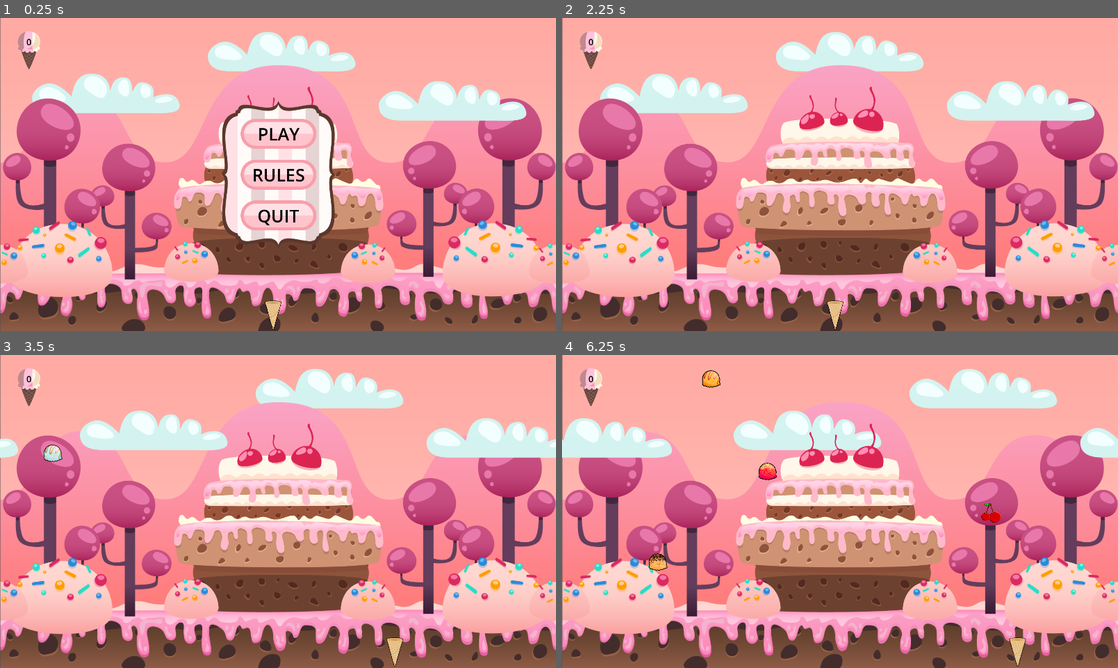
Above: before the commit, frames 1-4 (two rows, left to right).
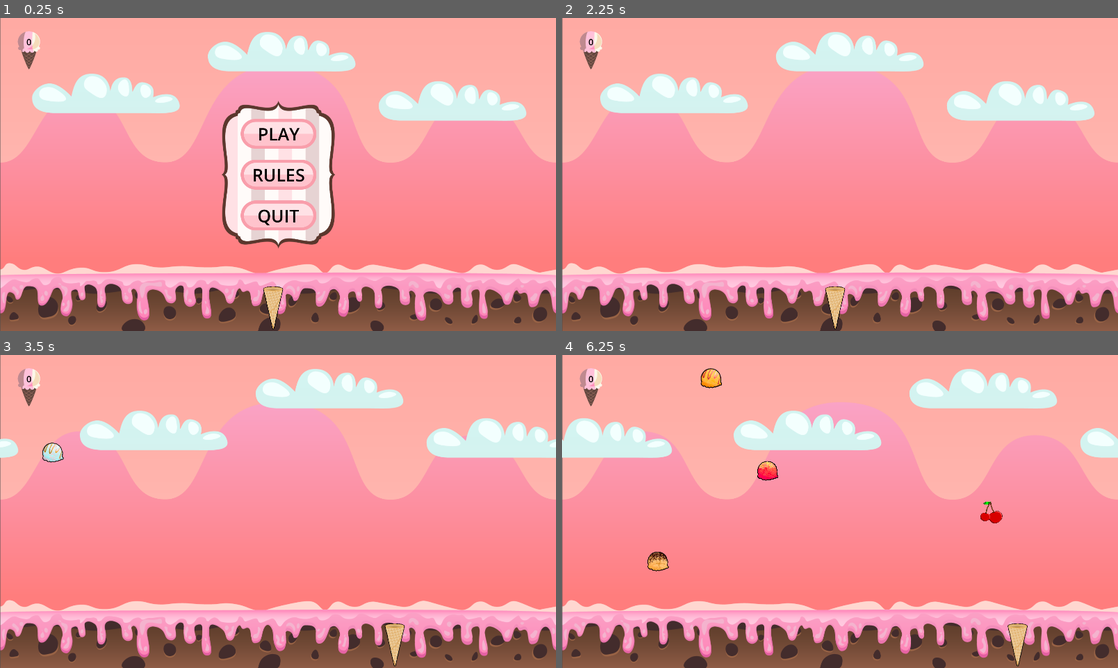
Above: after the commit, the same moments.

Repository: J-R2/ice_cream_dash
Game: Godot game, scene res://scenes/main.tscn
Same seed, same stepped clock (60 frames per second), same inputs: the game is played once before the commit and once after it. Sound files missing from this copy of the repository are replaced by a short silence.
Inputs (mouse positions are in pixels of both pictures, inside the frame that each line leads up to):
- Up to frame 1 (0.25 s): no input
- Up to frame 2 (2.25 s): click "RULES" at 0.5 s; click "RULES" (after the commit: "Return") at 1.25 s; click "PLAY" at 2 s
- Up to frame 3 (3.5 s): move the mouse to (400, 495) at 2.77 s; hold Right (ui_right) from 2.78 s (still down)
- Up to frame 4 (6.25 s): move the mouse to (728, 527) at 3.52 s; release Right (ui_right) at 3.53 s; hold Left (ui_left) 3.53-4.28 s; move the mouse to (895, 442) at 4.27 s; hold Right (ui_right) 4.28-5.78 s; move the mouse to (812, 574) at 5.02 s; move the mouse to (1006, 558) at 5.77 s; hold Left (ui_left) from 5.78 s (still down)

The runs differ from the first frame. In frame 1, 26% of the frame differs, in the area x 0-100%, y 15-100%; in frame 2, 34%; in frame 3, 33%; in frame 4, 33%.

Commit message:
removed cake and trees from background, and looped game music

Diff:
--- a/scenes/background_scene/background.tscn
+++ b/scenes/background_scene/background.tscn
@@ -14,8 +14,6 @@
 offset_bottom = 1080.0
 texture = ExtResource("1_rik52")
 
-[node name="AnimatedClouds" parent="." instance=ExtResource("2_dude1")]
-
 [node name="Mountain" type="TextureRect" parent="."]
 offset_right = 1920.0
 offset_bottom = 1080.0
@@ -25,15 +23,21 @@
 position = Vector2(960, 540)
 texture = ExtResource("4_hbthb")
 
+[node name="AnimatedClouds" parent="." instance=ExtResource("2_dude1")]
+
 [node name="AnimatedClouds2" parent="." instance=ExtResource("2_dude1")]
 position = Vector2(-607, 144)
 
 [node name="Trees" type="Sprite2D" parent="."]
-position = Vector2(960, 540)
+visible = false
+position = Vector2(960, 616)
+scale = Vector2(0.765, 0.765)
 texture = ExtResource("5_sodqp")
 
 [node name="Cake" type="Sprite2D" parent="."]
-position = Vector2(960, 540)
+visible = false
+position = Vector2(960, 638)
+scale = Vector2(0.74, 0.74)
 texture = ExtResource("6_21th7")
 
 [node name="AnimatedClouds3" parent="." instance=ExtResource("2_dude1")]
--- a/scenes/game_music.gd
+++ b/scenes/game_music.gd
@@ -4,4 +4,3 @@
 	process_mode = Node.PROCESS_MODE_ALWAYS
 	play()
 	get_tree().get_first_node_in_group("player").game_over.connect(stop)
-	finished.connect(play)
--- a/scenes/ice_cream_scene/cherry_scene/cherry.tscn
+++ b/scenes/ice_cream_scene/cherry_scene/cherry.tscn
@@ -8,7 +8,8 @@
 height = 600.0
 
 [node name="Cherry" type="Area2D" groups=["cherry"]]
-scale = Vector2(0.09, 0.09)
+y_sort_enabled = true
+scale = Vector2(0.1, 0.1)
 script = ExtResource("1_ympoq")
 
 [node name="Cherry" type="Sprite2D" parent="."]
--- a/scenes/ice_cream_scene/ice_cream.tscn
+++ b/scenes/ice_cream_scene/ice_cream.tscn
@@ -8,7 +8,8 @@
 radius = 79.0
 
 [node name="IceCream" type="Area2D" groups=["ice_cream"]]
-scale = Vector2(0.35, 0.35)
+y_sort_enabled = true
+scale = Vector2(0.4, 0.4)
 script = ExtResource("1_38iuo")
 
 [node name="IceCreamSprite" type="Sprite2D" parent="."]
--- a/scenes/main.tscn
+++ b/scenes/main.tscn
@@ -13,11 +13,6 @@
 
 [node name="Background" parent="." instance=ExtResource("1_x5o55")]
 
-[node name="Spawner" parent="." instance=ExtResource("2_5kxq6")]
-
-[node name="Player" parent="." instance=ExtResource("3_0awbc")]
-position = Vector2(986, 1017)
-
 [node name="MainMenu" parent="." instance=ExtResource("4_kvth7")]
 anchors_preset = -1
 anchor_left = 0.5
@@ -29,6 +24,11 @@
 offset_right = 960.0
 offset_bottom = 540.0
 
+[node name="Spawner" parent="." instance=ExtResource("2_5kxq6")]
+
+[node name="Player" parent="." instance=ExtResource("3_0awbc")]
+position = Vector2(960, 1000)
+
 [node name="Score" parent="." instance=ExtResource("4_lky7c")]
 
 [node name="GameMusic" type="AudioStreamPlayer" parent="."]
--- a/scenes/main_menu_scene/main_menu.tscn
+++ b/scenes/main_menu_scene/main_menu.tscn
@@ -125,6 +125,58 @@
 text = "QUIT"
 
 [node name="RulesVBoxContainer" type="VBoxContainer" parent="TextureRect"]
+layout_mode = 1
+anchors_preset = 15
+anchor_right = 1.0
+anchor_bottom = 1.0
+offset_left = 24.0
+offset_top = 47.0
+offset_right = -23.0
+offset_bottom = -46.0
+grow_horizontal = 2
+grow_vertical = 2
+
+[node name="RichTextLabel" type="RichTextLabel" parent="TextureRect/RulesVBoxContainer"]
+layout_mode = 2
+size_flags_vertical = 3
+theme_override_colors/default_color = Color(0, 0, 0, 1)
+theme_override_font_sizes/normal_font_size = 26
+theme_override_font_sizes/bold_font_size = 24
+bbcode_enabled = true
+text = "
+[center]Use the arrow keys to move the ice cream cone.
+
+Try to catch as many ice cream scoops as you can.
+
+Avoid the Cherries!"
+
+[node name="ReturnButton" type="TextureButton" parent="TextureRect/RulesVBoxContainer"]
+layout_mode = 2
+size_flags_horizontal = 4
+size_flags_vertical = 4
+texture_normal = ExtResource("2_7ta2e")
+texture_pressed = ExtResource("3_ihipj")
+texture_hover = ExtResource("3_ihipj")
+stretch_mode = 0
+
+[node name="Label" type="Label" parent="TextureRect/RulesVBoxContainer/ReturnButton"]
+layout_mode = 1
+anchors_preset = 8
+anchor_left = 0.5
+anchor_top = 0.5
+anchor_right = 0.5
+anchor_bottom = 0.5
+offset_left = -73.0
+offset_top = -29.0
+offset_right = 73.0
+offset_bottom = 29.0
+grow_horizontal = 2
+grow_vertical = 2
+theme_override_colors/font_color = Color(0, 0, 0, 1)
+theme_override_font_sizes/font_size = 42
+text = "Return"
+
+[node name="GameOverVBoxContainer" type="VBoxContainer" parent="TextureRect"]
 visible = false
 layout_mode = 1
 anchors_preset = 15
@@ -137,55 +189,6 @@
 grow_horizontal = 2
 grow_vertical = 2
 
-[node name="RichTextLabel" type="RichTextLabel" parent="TextureRect/RulesVBoxContainer"]
-layout_mode = 2
-size_flags_vertical = 3
-theme_override_colors/default_color = Color(0, 0, 0, 1)
-theme_override_font_sizes/normal_font_size = 26
-bbcode_enabled = true
-text = "
-[center]Use the arrow keys to move the player.
-
-Try to catch as many ice cream scoops as you can.
-
-Avoid the Cherries!"
-
-[node name="ReturnButton" type="TextureButton" parent="TextureRect/RulesVBoxContainer"]
-layout_mode = 2
-texture_normal = ExtResource("2_7ta2e")
-texture_pressed = ExtResource("3_ihipj")
-texture_hover = ExtResource("3_ihipj")
-
-[node name="Label" type="Label" parent="TextureRect/RulesVBoxContainer/ReturnButton"]
-layout_mode = 1
-anchors_preset = 8
-anchor_left = 0.5
-anchor_top = 0.5
-anchor_right = 0.5
-anchor_bottom = 0.5
-offset_left = -73.0
-offset_top = -41.5
-offset_right = 73.0
-offset_bottom = 41.5
-grow_horizontal = 2
-grow_vertical = 2
-theme_override_colors/font_color = Color(0, 0, 0, 1)
-theme_override_font_sizes/font_size = 60
-text = "RULES"
-
-[node name="GameOverVBoxContainer" type="VBoxContainer" parent="TextureRect"]
-visible = false
-layout_mode = 1
-anchors_preset = 15
-anchor_right = 1.0
-anchor_bottom = 1.0
-offset_left = 47.0
-offset_top = 38.0
-offset_right = -46.0
-offset_bottom = -37.0
-grow_horizontal = 2
-grow_vertical = 2
-
 [node name="Label" type="Label" parent="TextureRect/GameOverVBoxContainer"]
 layout_mode = 2
 size_flags_vertical = 3
--- a/scenes/player_cone_scene/player_cone.gd
+++ b/scenes/player_cone_scene/player_cone.gd
@@ -23,9 +23,10 @@
 
 
 func _ready() -> void:
+	process_mode = Node.PROCESS_MODE_ALWAYS
 	self.area_entered.connect(_on_area_entered)
 	self.game_over.connect(_on_game_over)
-	y_marker = screen_size.y - 55  # The bottom y-bound, where the player initially spawns
+	y_marker = screen_size.y - 80 # The bottom y-bound, where the player initially spawns
 	# Set the player position to the bottom center of the screen
 	position.y = y_marker
 	position.x = max_marker_x / 2
--- a/scenes/player_cone_scene/player_cone.tscn
+++ b/scenes/player_cone_scene/player_cone.tscn
@@ -8,7 +8,7 @@
 size = Vector2(125.714, 20)
 
 [node name="Player" type="Area2D" groups=["player"]]
-scale = Vector2(0.35, 0.35)
+scale = Vector2(0.42, 0.52)
 script = ExtResource("1_xo3n3")
 
 [node name="Cone" type="Sprite2D" parent="."]
Binary file changed: scenes/background_scene/art/layer02_cake.png
Binary file added: scenes/main_menu_scene/art/window-buttons.png
Not shown, added: scenes/main_menu_scene/art/window-buttons.png.import
Not shown, changed: sfx/winter_wonderland.ogg.import
